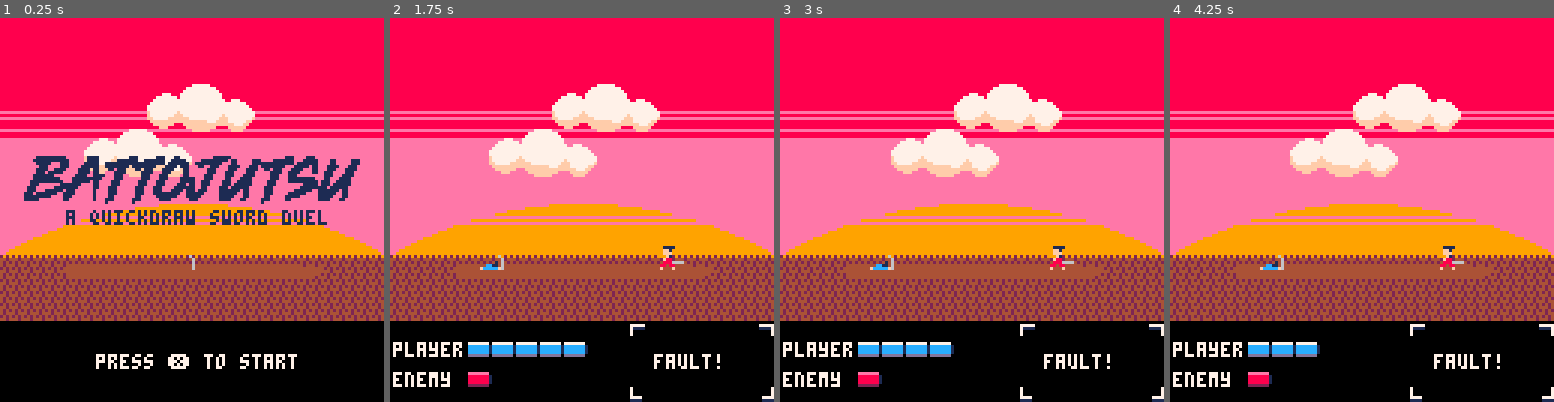
Above: before the commit, frames 1-4 (left to right).
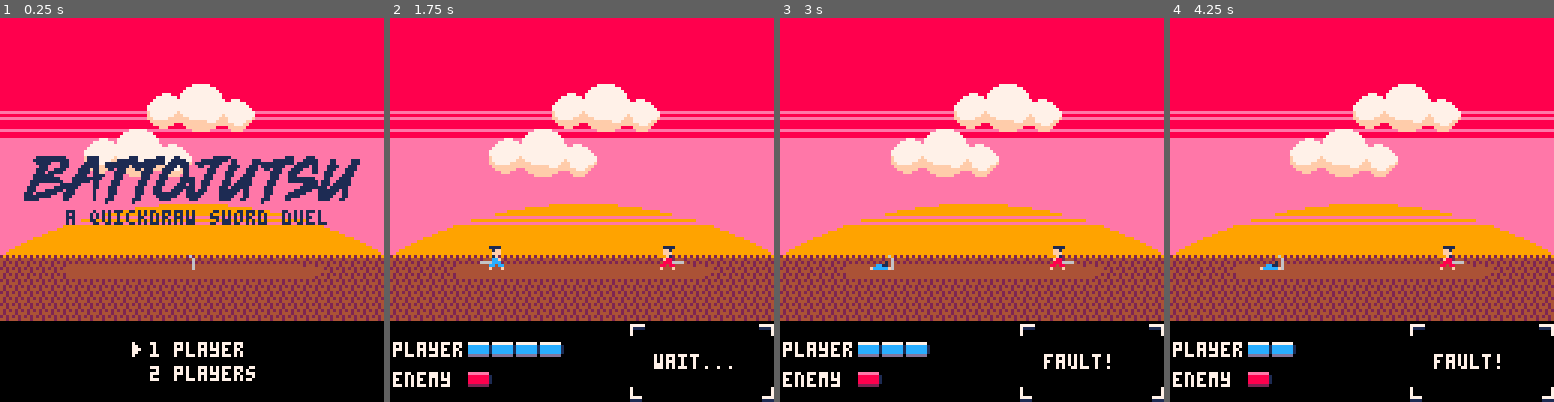
Above: after the commit, the same moments.

Repository: tferronatto/battojutsu
Game: PICO-8 cartridge battojutsu.p8
Same seed, same stepped clock (60 frames per second), same inputs: the game is played once before the commit and once after it.
Inputs:
- Up to frame 1 (0.25 s): no input
- Up to frame 2 (1.75 s): tap X (X key) at 0.33, 1.07 s; tap O (Z key) at 0.7, 1.7 s; hold Right from 1.6 s (still down); hold P2 Left from 1.6 s (still down)
- Up to frame 3 (3 s): tap X (X key) at 1.85, 2.97 s; release Right at 2.1 s; release P2 Left at 2.1 s; tap O (Z key) at 2.1, 2.5, 2.9 s; hold Up 2.15-2.42 s; hold P2 Down 2.15-2.42 s; hold Right from 2.47 s (still down); hold P2 Left from 2.47 s (still down)
- Up to frame 4 (4.25 s): release Right at 3.03 s; release P2 Left at 3.03 s; hold Left 3.08-3.58 s; hold P2 Right 3.08-3.58 s; tap O (Z key) at 3.3, 3.7, 4.1 s; hold Down 3.63-3.97 s; hold P2 Up 3.63-3.97 s; hold Right from 4.02 s (still down); hold P2 Left from 4.02 s (still down); tap X (X key) at 4.08 s

The runs differ from the first frame. In frame 1, 1.7% of the frame differs, in the area x 25-78%, y 84-95%; in frame 2, 0.7%; in frame 3, 0.2%; in frame 4, 0.2%.

Commit message:
multiplayer option added

Diff:
--- a/battojutsu.p8
+++ b/battojutsu.p8
@@ -22,10 +22,11 @@
  flash=0
  enemy_life=1
  enemy_reaction=30
- p1=make_player(30,1,1,5)
- p2=make_player(90,3,enemy_reaction,enemy_life)
+ p1=make_player(30,58,1,5)
+ p2=make_player(90,62,3,enemy_life,enemy_reaction)
+ p1_wins=0
+ p2_wins=0
  music(0)
- defeated=0
  wait_time=load_wait_timer(240)
  can_attack=false
 end
@@ -59,12 +60,21 @@
 -- title screen/menu --
 function states.menu:init()
 	self.next_state="play"
+	sel=1
 end
 
 function states.menu:update()
  ui_text=msg.start
- if btnp(❎) then
+
+ if check_btnp(⬆️) then sel=1 end
+ if check_btnp(⬇️) then sel=2 end
+ if check_btnp(❎)
+ or check_btnp(🅾️) then
 	 music(-1,2000)
+	 if sel==2 then
+	 	p1.life=3
+	 	p2.life=3
+	 end
   update_state()
  end
 end
@@ -73,7 +83,9 @@
 	spr(32,8,46,14,2)
  spr(16,60,76)
  print("a quickdraw sword duel",22,64,1)
- print(ui_text,hcenter(ui_text),112,7)
+ print("1 player",50,108,7)
+ print("2 players",50,116,7)
+ spr(18,42,100+8*sel)
 end
 -->8
 -- play state --
@@ -82,16 +94,33 @@
 end
 
 function states.play:update()
-	if btnp(❎) or p1.t>p2.reaction then
+	p1.go=btnp(❎,0) or btnp(🅾️,0)
+
+	if sel==2 then
+		p2.go=btnp(❎,1) or btnp(🅾️,1)
+	else
+		p2.go=p2.t>=p2.reaction
+	end
+
+	if p1.go or p2.go then
 		if can_attack then
 			flash=3
 			p1.sp=p1.sp_attack
 			p2.sp=p2.sp_attack
-			swap_position(p1,p2)
+			if p1.go and p2.go then
+				clash(p1,p2)
+			else
+				swap_position(p1,p2)
+			end
 			sfx(2)
 			wait_time=240
 		else
-			p1.sp=p1.sp_dead
+			if p1.go then
+			 p1.sp=p1.sp_dead
+			end
+			if p2.go then
+				p2.sp=p2.sp_dead
+			end
 			wait_time=60
 			sfx(3)
 		end
@@ -105,6 +134,7 @@
 	else
 		can_attack=true
 		p1.t+=1
+		p2.t+=1
 		ui_text=msg.attack
 	end
 end
@@ -113,6 +143,9 @@
  if can_attack then
 	 spr(6,60,57,1,2)
   print("❎",p1.x,p1.y-7,1)
+  if sel==2 then
+  	print("❎",p2.x,p2.y-7,8)
+  end
  end
 end
 -->8
@@ -149,7 +182,11 @@
  end
 
  if can_attack then
- 	ui_text=msg.reaction
+ 	if p1.go and p2.go then
+ 		ui_text=msg.tie
+ 	else
+ 		ui_text=msg.reaction
+ 	end
 	else
 		ui_text=msg.fault
 	end
@@ -168,15 +205,15 @@
 end
 
 function states.gameover:update()
- if p1.life>0 then
+ if p1.life>0 and sel==1 then
 	 ui_text=msg.continue
-  if btnp(5) then
+  if btnp(❎) then
  	 next_combat()
    music(-1,2000)
    state="play"
   end
  else
-	 if btnp(4) then
+	 if check_btnp(🅾️) then
  	 _init()
 	 end
   ui_text=msg.reset
@@ -184,28 +221,39 @@
 end
 
 function states.gameover:draw()
-		if p1.life<=0 then
- 	print(msg.gameover,hcenter(msg.gameover),54,1)
-  print(msg.score..defeated,hcenter(msg.score)-4,60,1)
- end
-  print(ui_text,hcenter(ui_text),110,7)
+	local txt=""
+	if sel==2 then
+		if p1.life>p2.life then
+			txt="player 1 wins!"
+		else
+		 txt="player 2 wins!"
+		end
+		print(txt,hcenter(txt),60,1)
+	elseif p1.life<=0 then
+		print(msg.gameover,hcenter(msg.gameover),54,1)
+ 	print(msg.score..p1_wins,hcenter(msg.score)-4,60,1)
+ end
+ print(ui_text,hcenter(ui_text),110,7)
 end
 -->8
 --player control --
-function make_player(x,sp,t,life)
+function make_player(x0,x1,sp,life,t)
  local p={}
-	 p.x=x
+	 p.x=x0
+	 p.x0=x0
+	 p.x1=x1
   p.y=76
+  p.t=0
+  p.flip=false
+  p.reaction=t or nil
+  p.life=life or 1
+  p.go=false
+  p.col=8
+  p.pall={8,10,3,13,14}
   p.sp_idle=sp
   p.sp_attack=sp+1
   p.sp_dead=sp+16
   p.sp=p.sp_idle
-  p.t=0
-  p.flip=false
-  p.reaction=t or nil
-  p.life=life or 1
-  p.col=8
-  p.pall={8,10,3,13,14}
  return p
 end
 
@@ -219,21 +267,48 @@
  local pos1,pos2=a.x,b.x
  a.x=pos2
  b.x=pos1
+ pos1,pos2=a.x0,b.x0
+ a.x0=pos2
+ b.x0=pos1
+ pos1,pos2=a.x1,b.x1
+ a.x1=pos2
+ b.x1=pos1
+end
+
+function clash(a,b)
+	a.x=a.x1
+	b.x=b.x1
+end
+
+function return_pos(a,b)
+	a.x=a.x0
+	b.x=b.x0
 end
 
 function init_combat()
  can_attack=false
+ if p1.x==p1.x1 then
+ 	return_pos(p1,p2)
+ end
  wait_time=load_wait_timer(240)
  p1.t=0
+ p2.t=0
+ p1.go=false
+ p2.go=false
 end
 
 function next_combat()
  enemy_reaction-=1
- if enemy_life<6 then enemy_life+=1 end
-	 p1=make_player(30,1,0,p1.life)
-	 p2=make_player(90,3,enemy_reaction,enemy_life)
-  p2.col=p2.pall[flr(rnd(#p2.pall))+1]
-  init_combat()
+ if enemy_life<6 then
+  enemy_life+=1
+ end
+ if p1.life<6 and p1_wins%2==0 then
+ 	p1.life+=1
+ end
+ p1=make_player(30,58,1,p1.life)
+ p2=make_player(90,62,3,enemy_life,enemy_reaction)
+ p2.col=p2.pall[flr(rnd(#p2.pall))+1]
+ init_combat()
 end
 
 function check_result(a,b)
@@ -241,16 +316,17 @@
 
 	-- if was a fault
 	if not can_attack then
-		a.life-=1
+		if a.go then	a.life-=1 end
+		if b.go then b.life-=1 end
 		sfx(4)
 	-- if was a valid attack
 	else
 	 -- a wins
-		if a.t<b.reaction then
+		if a.go and not b.go then
  	 b.life-=1
    sfx(4)
  	-- b wins
- 	elseif b.reaction>a.t then
+ 	elseif b.go and not a.go then
  	 a.life-=1
    sfx(4)
  	end
@@ -260,9 +336,10 @@
  if a.life<=0 then
 	 combat_end=true
   a.sp=a.sp_dead
+  p2_wins+=1
  else
 	 a.sp=a.sp_idle
- 	if can_attack then
+ 	if can_attack and a.go!=b.go then
  	 a.flip=not a.flip
  	end
  end
@@ -271,10 +348,10 @@
  if b.life<=0 then
 	 b.sp=b.sp_dead
   combat_end=true
-  defeated+=1
+  p1_wins+=1
  else
   b.sp=b.sp_idle
-  if can_attack then
+  if can_attack and b.go!=a.go then
  	 b.flip=not b.flip
  	end
  end
@@ -351,14 +428,14 @@
   end
 end
 -->8
--- text/ui utils --
-result_txt=""
+-- text/ui utils
 ui_text="not defined"
 msg={}
 msg.start="press ❎ to start"
 msg.wait="wait..."
 msg.attack="attack!"
 msg.fault="fault!"
+msg.tie="tie!"
 msg.reaction="reaction\ntime:"
 msg.reset="press 🅾️ to restart"
 msg.continue="press ❎ to continue"
@@ -397,6 +474,10 @@
   spr(23,x,y+h)
   spr(24,x+w,y+h)
 end
+
+function check_btnp(b)
+	return btnp(b,0) or btnp(b,1)
+end
 __gfx__
 000000000001111011110006011110006000111100a00a0000088881777770000007777700000000000000000000000777777000000000000000000000000000
 0000000000001ff001ff00060ff100006000ff1009a00a9000888881711110000001111700000000000000000000077777777770000000000000000000000000
@@ -406,11 +487,11 @@
 007007006666ccc00cf960000888666600069f80aa9009aa00888100000000000000000000000000007777777777777777777777770077700000000000000000
 00000000000cc0cc0cccc000880880000008888009a00a9000888100000000000000000000000000077777777777777777777777777777777000000000000000
 00000000000f000fcf00f000f000f000000f00f800a00a0000888100000000000000000000000000777777777777777777777777777777777700000000000000
-0000000000000000000000000000000077777770eeeeeee008881000000000000000000000000000777777777777777777777777777777777770000000000000
-00000000000000000000000000000000ccccccc18888888108881000000000000000000000000000f777777777f7777777777777777777777777000000000000
-00090000000000900000000009000000ccccccc18888888100000000000000000000000000000000f77777777fff7777777777777f7777777777000000000000
-00060000000000600000000006000000ccccccc18888888108881000700000000000000700000000ff77777fffffff7777777777fff77777777f000000000000
-00006000000000060000000060000000ddddddd022222220888810007000000000000007000000000fffffffffffffffffff777ffff777777ff0000000000000
+0000000000000000007000000000000077777770eeeeeee008881000000000000000000000000000777777777777777777777777777777777770000000000000
+00000000000000000077000000000000ccccccc18888888108881000000000000000000000000000f777777777f7777777777777777777777777000000000000
+00090000000000900077700009000000ccccccc18888888100000000000000000000000000000000f77777777fff7777777777777f7777777777000000000000
+00060000000000600077000006000000ccccccc18888888108881000700000000000000700000000ff77777fffffff7777777777fff77777777f000000000000
+00006000000000060070000060000000ddddddd022222220888810007000000000000007000000000fffffffffffffffffff777ffff777777ff0000000000000
 0000600000000106000000006010000000000000000000008888100070000000000000070000000000fffffff000fffffffffffffffff777ff00000000000000
 0000600000cc110600000000601188000000000000000000888100007777000000007777000000000000fff000000ffffffffff0000ffffff000000000000000
 00006000fcccccf6000000006f88888f000000000000000000000000111100000000111100000000000000000000000ffffff0000000ffff0000000000000000
Not shown, changed: battojutsu.p8.png
